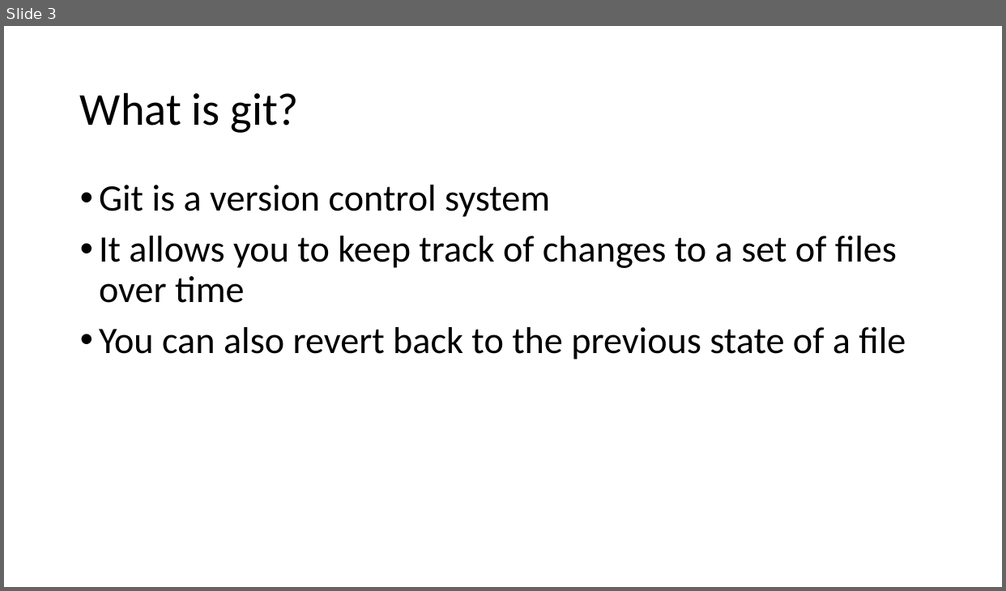
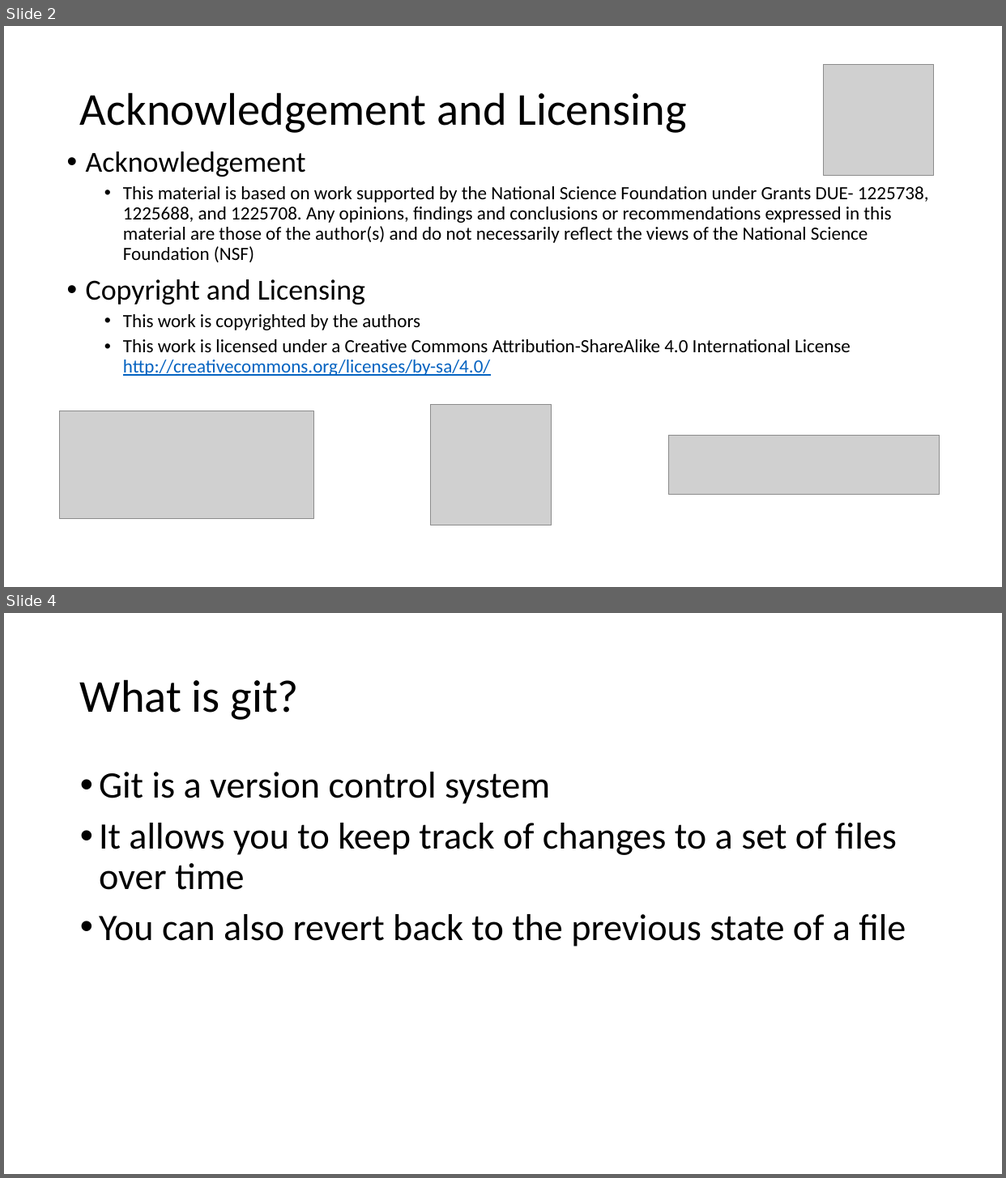
Before and after one commit to foss2serve/github-workflow-activity, a slide deck: tutorial1/Git-Tutorial1-CCSCNE-2016.pptx. Shown one above the other, each under a label of ours: slide 3 before the commit, slides 2 and 4 after it; the slides between them are not shown. The pictures are 1006x591 and 1006x1178 pixels, drawn with LibreOffice and Linux fonts; fonts in the diff are those of the drawing; grey boxes stand for pictures; background and template pictures are left out. Boxes give left, top, right and bottom in pixels: in the first picture for what was removed or moved away, otherwise in the second. Text is boxed around its words. In the diff, an @@ line names an element or a change of style, - is before the commit and + after.

Commit message:
Updated slides.

```diff
--- a/tutorial1/Git-Tutorial1-CCSCNE-2016.pptx
+++ b/tutorial1/Git-Tutorial1-CCSCNE-2016.pptx
@@ slide 2 added at [4,26,1002,587], background #FFFFFF @@
@@ picture added at [824,64,935,176] @@
@@ title added at [80,92,686,133], 44 pt, text #000000 @@
+Acknowledgement and Licensing
@@ text added at [86,152,929,376], 18 pt, text #000000 @@
+• Acknowledgement
+  • This material is based on work supported by the National Science Foundation under Grants DUE- 1225738, 1225688, and 1225708. Any opinions, findings and conclusions or recommendations expressed in this material are those of the author(s) and do not necessarily reflect the views of the National Science Foundation (NSF)
+• Copyright and Licensing
+  • This work is copyrighted by the authors
+  • This work is licensed under a Creative Commons Attribution-ShareAlike 4.0 International License http://creativecommons.org/licenses/by-sa/4.0/
@@ picture added at [59,412,313,519] @@
@@ picture added at [431,405,552,525] @@
@@ picture added at [668,436,940,495] @@
@@ what was slide 3 is now slide 4 @@
```
Also in this commit, not shown: 1 slide changed, 1 other slide added, 3 slides removed, 1 other file.
